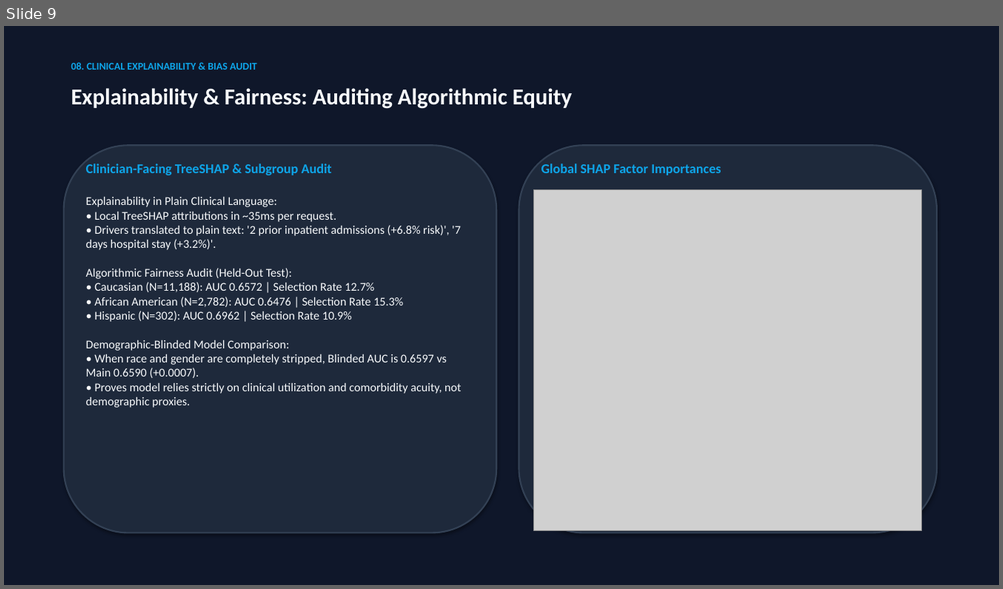
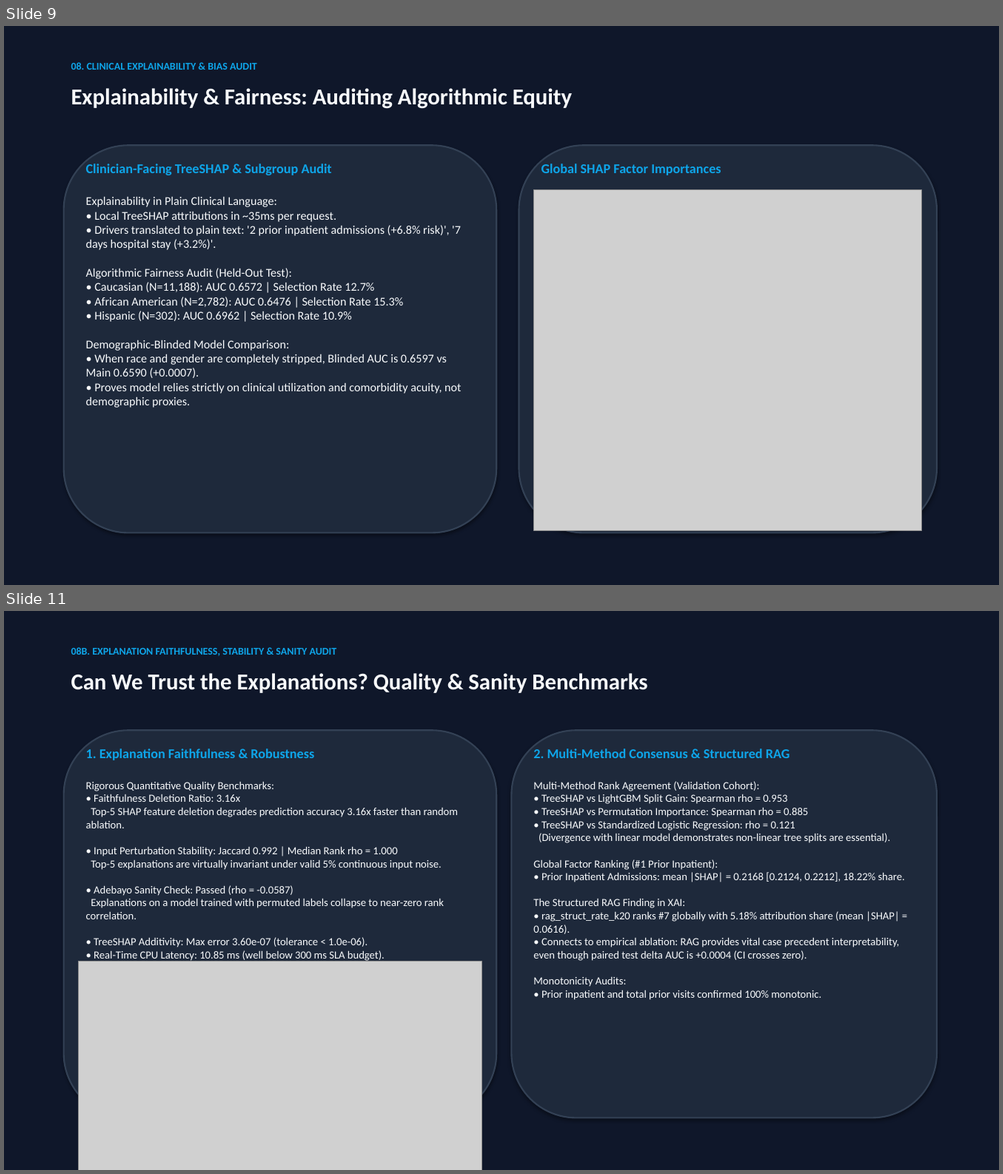
Before and after one commit to Tribhuwansingh2023/ReadmitIQ, a slide deck: docs/presentation/ReadmitIQ_deck.pptx. Shown one above the other, each under a label of ours: slide 9 before the commit, slides 9 and 11 after it; the slides between them are not shown. The pictures are 1003x589 and 1003x1174 pixels, drawn with LibreOffice and Linux fonts; fonts in the diff are those of the drawing; grey boxes stand for pictures. Boxes give left, top, right and bottom in pixels: in the first picture for what was removed or moved away, otherwise in the second. Text is boxed around its words. In the diff, an @@ line names an element or a change of style, - is before the commit and + after.

Commit message:
feat(xai): add Explainable AI v2 layer with local engine, global audit, and clinical UI

```diff
--- a/docs/presentation/ReadmitIQ_deck.pptx
+++ b/docs/presentation/ReadmitIQ_deck.pptx
@@ slide 11 added at (x1=4, y1=611, x2=999, y2=1170), background #FFFFFF @@
@@ rectangle added at (x1=4, y1=611, x2=999, y2=1170), fill #0F172A @@
@@ text added at (x1=71, y1=647, x2=337, y2=656), 10 pt, text #0EA5E9, bold @@
+08B. EXPLANATION FAITHFULNESS, STABILITY & SANITY AUDIT
@@ text added at (x1=71, y1=673, x2=647, y2=693), 22 pt, text #F8FAFC, bold @@
+Can We Trust the Explanations? Quality & Sanity Benchmarks
@@ rounded rectangle added at (x1=64, y1=730, x2=496, y2=1119), fill #1E293B, outline #334155 1.5 pt @@
@@ rounded rectangle added at (x1=512, y1=730, x2=936, y2=1119), fill #1E293B, outline #334155 1.5 pt @@
@@ text added at (x1=86, y1=749, x2=314, y2=760), 13 pt, text #0EA5E9, bold @@
+1. Explanation Faithfulness & Robustness
@@ text added at (x1=533, y1=749, x2=790, y2=758), 13 pt, text #0EA5E9, bold @@
+2. Multi-Method Consensus & Structured RAG
@@ text added at (x1=86, y1=781, x2=458, y2=962), 10.5 pt, text #F8FAFC @@
+Rigorous Quantitative Quality Benchmarks:
+• Faithfulness Deletion Ratio: 3.16x
+Top-5 SHAP feature deletion degrades prediction accuracy 3.16x faster than random ablation.
+• Input Perturbation Stability: Jaccard 0.992 | Median Rank rho = 1.000
+Top-5 explanations are virtually invariant under valid 5% continuous input noise.
+• Adebayo Sanity Check: Passed (rho = -0.0587)
+Explanations on a model trained with permuted labels collapse to near-zero rank correlation.
+• TreeSHAP Additivity: Max error 3.60e-07 (tolerance < 1.0e-06).
+• Real-Time CPU Latency: 10.85 ms (well below 300 ms SLA budget).
@@ text added at (x1=533, y1=781, x2=905, y2=1000), 10.5 pt, text #F8FAFC @@
+Multi-Method Rank Agreement (Validation Cohort):
+• TreeSHAP vs LightGBM Split Gain: Spearman rho = 0.953
+• TreeSHAP vs Permutation Importance: Spearman rho = 0.885
+• TreeSHAP vs Standardized Logistic Regression: rho = 0.121
+(Divergence with linear model demonstrates non-linear tree splits are essential).
+Global Factor Ranking (#1 Prior Inpatient):
+• Prior Inpatient Admissions: mean |SHAP| = 0.2168 [0.2124, 0.2212], 18.22% share.
+The Structured RAG Finding in XAI:
+• rag_struct_rate_k20 ranks #7 globally with 5.18% attribution share (mean |SHAP| = 0.0616).
+• Connects to empirical ablation: RAG provides vital case precedent interpretability, even though paired test delta AUC is +0.0004 (CI crosses zero).
+Monotonicity Audits:
+• Prior inpatient and total prior visits confirmed 100% monotonic.
@@ picture added at (x1=79, y1=962, x2=481, y2=1170) @@
```
Also in this commit, not shown: 4 slides changed, 4 other slides added, 1 slide removed, 53 other files.
